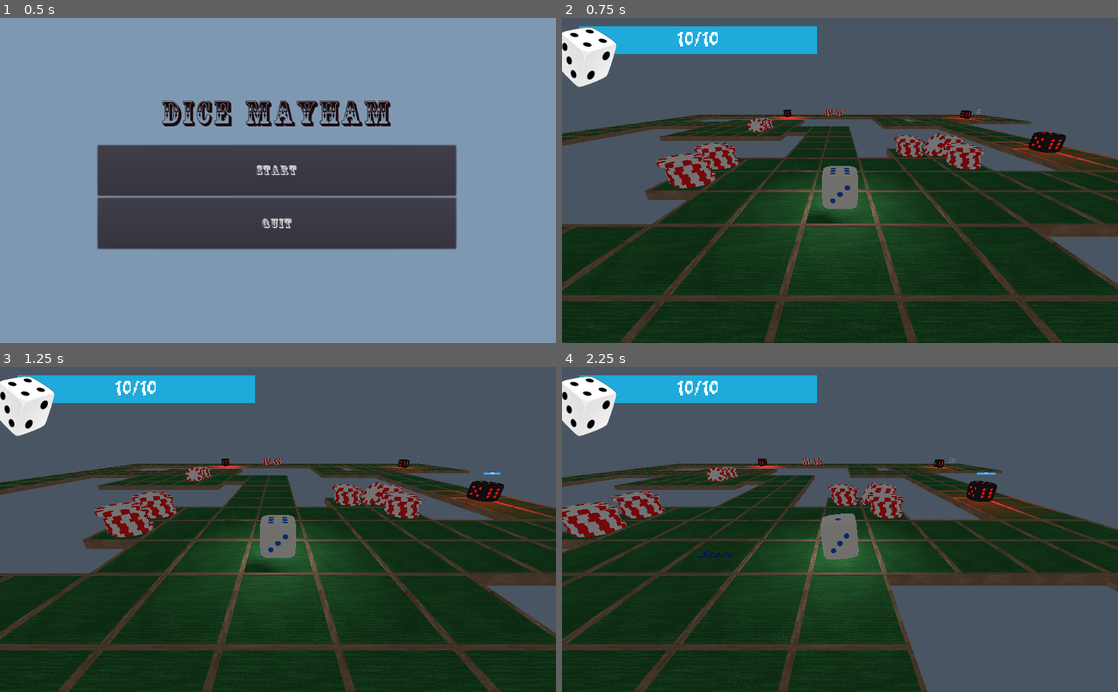
Above: before the commit, frames 1-4 (two rows, left to right).
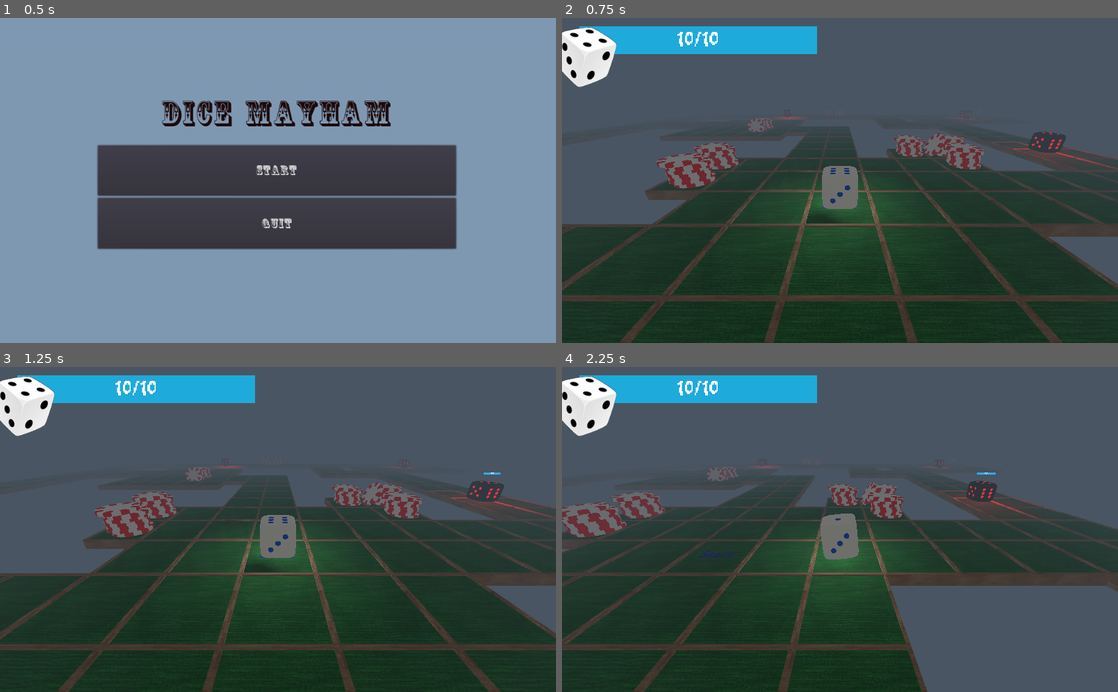
Above: after the commit, the same moments.

Repository: ayylol/Dice
Game: Godot game, scene res://MainMenu.tscn
Two runs of this game, one before a commit and one after it. Both use one fixed random seed, a clock stepped at 60 frames per second and the inputs below.
Inputs:
- Up to frame 1 (0.5 s): no input
- Up to frame 2 (0.75 s): click "Start" at 0.5 s
- Up to frame 3 (1.25 s): no input
- Up to frame 4 (2.25 s): tap Enter at 1.25 s; hold D (right) 1.28-2.03 s; tap Space at 2 s; hold S (backwards) from 2.03 s (still down)

Frame 1 is identical in both runs. In frame 2, 13% of the frame differs, in the area x 0-100%, y 27-70%; in frame 3, 13%; in frame 4, 15%, in the area x 0-100%, y 27-69%.

Commit message:
final changes for gmtk upload

Diff:
--- a/Entities/Dice.gd
+++ b/Entities/Dice.gd
@@ -59,6 +59,7 @@
 }
 
 func _ready():
+
 	transform.origin = grid.map_to_world(starting_pos.x, 0, starting_pos.y) + offset
 	emit_signal("health_changed", health, max_health)
 
--- a/Entities/Player.tscn
+++ b/Entities/Player.tscn
@@ -66,5 +66,7 @@
 custom_styles/fg = SubResource( 3 )
 custom_styles/bg = SubResource( 4 )
 
+[connection signal="got_to_end" from="." to="Brain" method="_on_Dice_got_to_end"]
 [connection signal="health_changed" from="." to="PlayerHealthBar" method="_on_Player_health_changed"]
+[connection signal="turn_started" from="." to="Brain" method="_on_Dice_turn_started"]
 [connection signal="tween_all_completed" from="Brain/Rotate" to="Brain" method="_on_Rotate_tween_all_completed"]
--- a/Entities/PlayerBrain.gd
+++ b/Entities/PlayerBrain.gd
@@ -1,6 +1,7 @@
 extends Spatial
 
 export var rot_time = 0.35
+onready var health_bar = $"../PlayerHealthBar"
 
 var current_fwd = 0
 var _dirs = [
@@ -54,3 +55,12 @@
 
 func _on_Rotate_tween_all_completed():
 	_can_move_cam = true
+
+
+
+func _on_Dice_got_to_end():
+	health_bar.hide()
+
+
+func _on_Dice_turn_started():
+	health_bar.show()
--- a/GameManager.gd
+++ b/GameManager.gd
@@ -1,4 +1,6 @@
 extends Spatial
+
+onready var win_screen = $YouWin
 
 var next_stage = 0
 const STAGES = [
@@ -13,8 +15,8 @@
 
 func get_next_stage():
 	if next_stage == STAGES.size():
-		print("WON!")
-		next_stage = 0
+		win_screen.show()
+		return
 	if is_instance_valid(current_stage):
 		current_stage.queue_free()
 	current_stage = STAGES[next_stage].instance()
--- a/Root.tscn
+++ b/Root.tscn
@@ -1,5 +1,6 @@
-[gd_scene load_steps=3 format=2]
+[gd_scene load_steps=4 format=2]
 
+[ext_resource path="res://YouWinMenu.tscn" type="PackedScene" id=1]
 [ext_resource path="res://DiceDungeon.wav" type="AudioStream" id=10]
 [ext_resource path="res://GameManager.gd" type="Script" id=15]
 
@@ -10,3 +11,6 @@
 stream = ExtResource( 10 )
 volume_db = -9.5
 autoplay = true
+
+[node name="YouWin" parent="." instance=ExtResource( 1 )]
+visible = false
--- a/default_env.tres
+++ b/default_env.tres
@@ -8,6 +8,7 @@
 background_color = Color( 0.290196, 0.337255, 0.388235, 1 )
 ambient_light_color = Color( 0.470588, 0.470588, 0.470588, 1 )
 ambient_light_energy = 0.9
+fog_enabled = true
 fog_color = Color( 0.290196, 0.337255, 0.388235, 1 )
 fog_depth_begin = 5.0
 fog_depth_end = 0.0
--- a/map/Map1.tscn
+++ b/map/Map1.tscn
@@ -6,7 +6,7 @@
 
 [node name="Map" instance=ExtResource( 1 )]
 data = {
-"cells": PoolIntArray( 0, 0, 1, 1, 0, 0, 2, 0, 0, 3, 0, 0, 4 …(6001 unchanged characters)… 34, 0, 65535, 65534, 1048576, 0, 65535, 1048576, 1, 65535, 0, 2, 65535, 0, 3, 65535, 0, …(166 unchanged characters)…
+"cells": PoolIntArray( 0, 0, 1, 1, 0, 0, 2, 0, 0, 3, 0, 0, 4 …(6001 unchanged characters)… 34, 0, 65535, 65534, 1048576, 0, 65535, 655360, 1, 65535, 0, 2, 65535, 0, 3, 65535, 0, …(166 unchanged characters)…
 }
 
 [node name="Dice" parent="." index="0" instance=ExtResource( 2 )]
--- a/map/Map3.tscn
+++ b/map/Map3.tscn
@@ -4,7 +4,7 @@
 [ext_resource path="res://Entities/Enemy.tscn" type="PackedScene" id=2]
 [ext_resource path="res://Entities/Item.tscn" type="PackedScene" id=3]
 
-[node name="Map2" instance=ExtResource( 1 )]
+[node name="Map3" instance=ExtResource( 1 )]
 data = {
 "cells": PoolIntArray( 0, 0, 1, 1, 0, 0, 2, 0, 0, 3, 0, 0, 4, 0, 0, 5, 0, 0, 6, 0, 0, 7, 0, 0, 12, 0, 0, 13, 0, 0, 14,  …(3015 unchanged characters)…
 }
